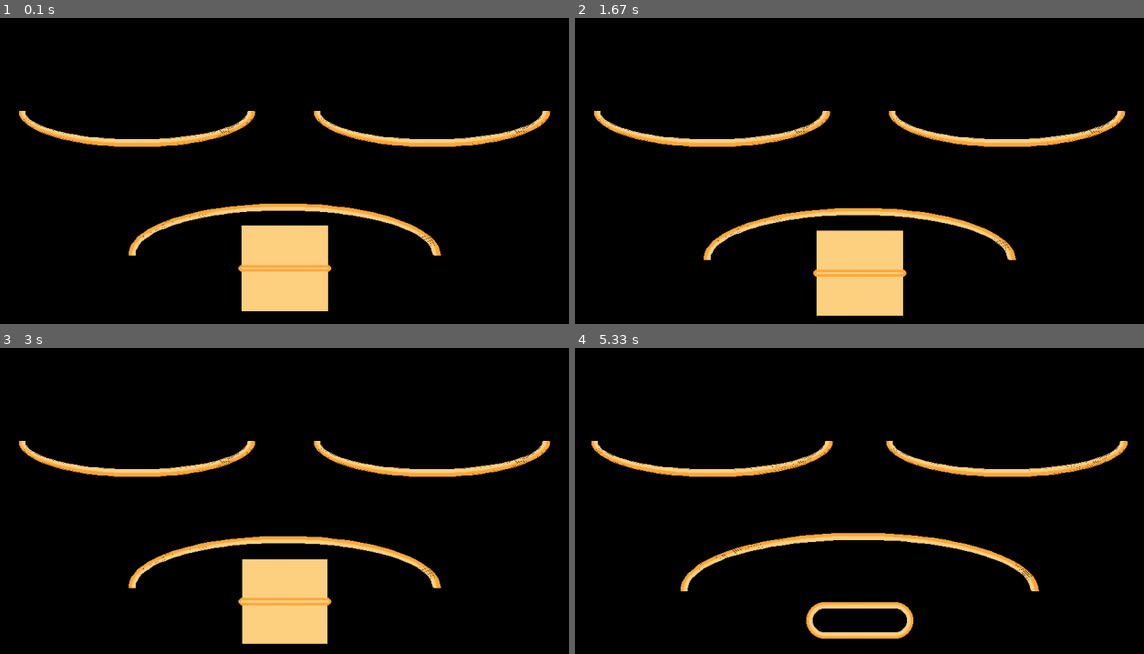
Above: before the commit, frames 1-4 (two rows, left to right).
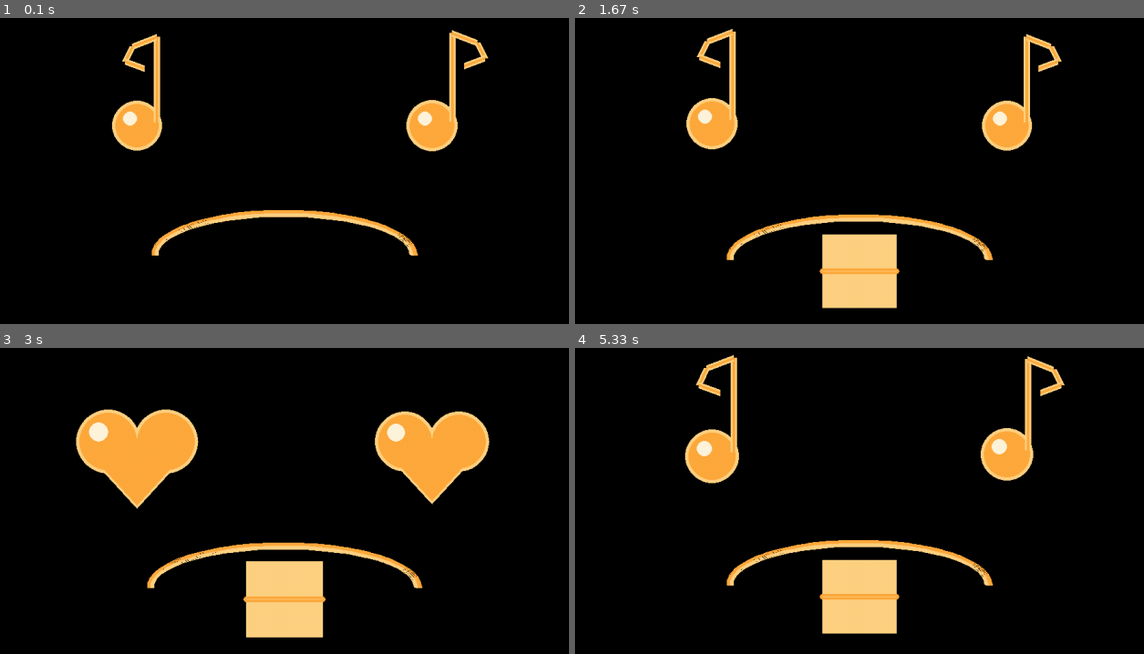
Above: after the commit, the same moments.

Repository: luminhphuc258/matthew_pidog
Game: pygame game, started from face3d.py
The game is run twice, just before and just after one commit, with the same random seed, the same clock (stepped at 60 frames per second) and the same inputs.
Inputs:
- Up to frame 1 (0.1 s): no input
- Up to frame 2 (1.67 s): tap Space at 0.33 s
- Up to frame 3 (3 s): tap Space at 1.67, 2.07, 2.37 s
- Up to frame 4 (5.33 s): tap Space at 4.3, 4.6 s

The runs differ from the first frame. In frame 1, 12% of the frame differs, in the area x 3-97%, y 3-96%; in frame 2, 9.4%; in frame 3, 14%, in the area x 3-97%, y 19-97%; in frame 4, 12%.

Commit message:
test 3D v4

Diff:
--- a/face3d.py
+++ b/face3d.py
@@ -9,22 +9,21 @@
 # ===== STYLE =====
 BG = (0, 0, 0)
 
-# Orange neon like your sample
+# Orange neon
 ORANGE  = (255, 170, 60)   # core
 ORANGE2 = (255, 210, 130)  # glow/highlight
-
-# Thin strokes (mỏng thôi)
+HILITE  = (255, 245, 220)
+
+# Thin strokes
 THICK_LINE  = 4
 THICK_EYE   = 4
 THICK_MOUTH = 5
 
-# Key mapping (as you requested)
+# ===== KEY MAPPING (updated) =====
 KEY_TO_EMO = {
-    "1": "love",
-    "2": "smile",
-    "3": "laugh",
+    "1": "love_eyes",
+    "2": "music",
     "4": "what_is_it",
-    "5": "question",
     "6": "suprise",
     "7": "sleep",
     "9": "sad",
@@ -35,7 +34,6 @@
     return max(lo, min(hi, v))
 
 def draw_glow_line(screen, p1, p2, width):
-    # subtle glow (3D-ish) using lighter orange behind
     pygame.draw.line(screen, ORANGE2, p1, p2, max(1, width + 6))
     pygame.draw.line(screen, ORANGE,  p1, p2, max(1, width))
 
@@ -56,34 +54,23 @@
     pygame.draw.circle(screen, ORANGE,  center, r, max(1, width))
 
 def eye_open(screen, cx, cy, w, h, pupil_dx=0, pupil_dy=0, blink=0.0):
-    # eyelid effect by shrinking height
     hh = max(8, int(h * (1.0 - 0.90 * blink)))
     rect = pygame.Rect(cx - w//2, cy - hh//2, w, hh)
     radius = max(10, hh//2)
 
     draw_glow_rect_outline(screen, rect, radius=radius, width=THICK_EYE)
 
-    # pupil (soft 3D: glow + highlight)
     pr = max(8, int(min(w, hh) * 0.14))
     px = clamp(cx + pupil_dx, rect.left + pr + 8, rect.right - pr - 8)
     py = clamp(cy + pupil_dy, rect.top  + pr + 8, rect.bottom - pr - 8)
 
     pygame.draw.circle(screen, ORANGE2, (px, py), pr + 4)
     pygame.draw.circle(screen, ORANGE,  (px, py), pr)
-
-    # tiny highlight
-    pygame.draw.circle(screen, (255, 245, 220), (px - pr//3, py - pr//3), max(2, pr//3))
+    pygame.draw.circle(screen, HILITE, (px - pr//3, py - pr//3), max(2, pr//3))
 
 def eye_happy_arc(screen, cx, cy, w, h):
     rect = pygame.Rect(cx - w//2, cy - h//2, w, h)
     draw_glow_arc(screen, rect, math.pi, 2*math.pi, THICK_LINE)
-
-def eye_dot(screen, cx, cy, r, t):
-    # dot eye with gentle floating highlight
-    bob = int(2 * math.sin(t * 2.4))
-    pygame.draw.circle(screen, ORANGE2, (cx, cy + bob), r + 4)
-    pygame.draw.circle(screen, ORANGE,  (cx, cy + bob), r)
-    pygame.draw.circle(screen, (255,245,220), (cx - r//3, cy - r//3 + bob), max(2, r//3))
 
 def mouth_smile(screen, cx, cy, w, h, open_amt=0.0, wob=0):
     rect = pygame.Rect(cx - w//2, cy - h//2 + wob, w, h)
@@ -105,32 +92,11 @@
 def mouth_flat(screen, cx, cy, w, wob=0):
     draw_glow_line(screen, (cx - w//2, cy + wob), (cx + w//2, cy + wob), THICK_MOUTH)
 
-def mouth_laugh(screen, cx, cy, w, h, t):
-    # wide smile + more open + bounce
-    bounce = int(6 * abs(math.sin(t * 3.2)))
-    mouth_smile(screen, cx, cy + bounce, w, h, open_amt=0.55 + 0.15*math.sin(t*4.5), wob=0)
-
-def draw_heart_outline(screen, x, y, s, t):
-    # outline heart (thin) with gentle pulse (matches your "love" icon)
-    pulse = 1.0 + 0.06 * math.sin(t * 3.0)
-    s = int(s * pulse)
-    # param heart curve -> polyline
-    pts = []
-    for i in range(0, 181, 6):
-        a = math.radians(i)
-        px = 16 * (math.sin(a) ** 3)
-        py = 13*math.cos(a) - 5*math.cos(2*a) - 2*math.cos(3*a) - math.cos(4*a)
-        pts.append((x + int(px * s/18), y - int(py * s/18)))
-    # glow outline
-    pygame.draw.lines(screen, ORANGE2, False, pts, THICK_LINE + 4)
-    pygame.draw.lines(screen, ORANGE,  False, pts, THICK_LINE)
-
-def q_mark(screen, cx, cy, t):
-    wob = int(6 * math.sin(t * 2.8))
-    rect = pygame.Rect(cx - 28, cy - 165 + wob, 56, 68)
-    draw_glow_arc(screen, rect, math.pi*1.1, math.pi*2.15, THICK_LINE)
-    draw_glow_line(screen, (cx + 24, cy - 108 + wob), (cx + 24, cy - 92 + wob), THICK_LINE)
-    draw_glow_circle(screen, (cx + 24, cy - 70 + wob), 6, 0)
+def q_tears(screen, x, y, t):
+    bob = int(6 * math.sin(t * 2.7))
+    rect = pygame.Rect(x - 9, y + 18 + bob, 18, 36)
+    pygame.draw.ellipse(screen, ORANGE2, rect, 6)
+    pygame.draw.ellipse(screen, ORANGE,  rect, 3)
 
 def ex_mark(screen, cx, cy, t):
     bounce = int(8 * abs(math.sin(t*3.0)))
@@ -147,11 +113,71 @@
         draw_glow_line(screen, (xx+16, yy-12), (xx-16, yy+12), THICK_LINE)
         draw_glow_line(screen, (xx-16, yy+12), (xx+16, yy+12), THICK_LINE)
 
-def tears(screen, x, y, t):
-    bob = int(6 * math.sin(t * 2.7))
-    rect = pygame.Rect(x - 9, y + 18 + bob, 18, 36)
-    pygame.draw.ellipse(screen, ORANGE2, rect, 6)
-    pygame.draw.ellipse(screen, ORANGE,  rect, 3)
+# ===== NEW: HEART EYES =====
+def draw_heart(screen, x, y, s, t):
+    # heart = 2 circles + triangle/polygon; subtle pulse
+    pulse = 1.0 + 0.08 * math.sin(t * 3.6)
+    s = int(s * pulse)
+    r = max(10, int(s * 0.28))
+    # glow layer (bigger)
+    pygame.draw.circle(screen, ORANGE2, (x - r, y), r + 5)
+    pygame.draw.circle(screen, ORANGE2, (x + r, y), r + 5)
+    pygame.draw.polygon(screen, ORANGE2, [(x - 2*r - 5, y), (x + 2*r + 5, y), (x, y + int(2.2*r) + 5)])
+
+    # core
+    pygame.draw.circle(screen, ORANGE, (x - r, y), r)
+    pygame.draw.circle(screen, ORANGE, (x + r, y), r)
+    pygame.draw.polygon(screen, ORANGE, [(x - 2*r, y), (x + 2*r, y), (x, y + int(2.2*r))])
+
+    # highlight
+    pygame.draw.circle(screen, HILITE, (x - r - max(2, r//3), y - max(2, r//3)), max(2, r//3))
+
+# ===== NEW: MUSIC NOTE EYES (like your icon) =====
+def draw_music_note(screen, x, y, s, t, flip=False):
+    """
+    Draw a simple quaver/eighth-note:
+    - head: filled circle
+    - stem: vertical line
+    - flag: curved-ish polyline
+    """
+    # gentle bob
+    bob = int(3 * math.sin(t * 2.8 + (0.8 if flip else 0.0)))
+    s = int(s * (1.0 + 0.05 * math.sin(t * 3.0)))
+    head_r = max(10, int(s * 0.18))
+
+    # head position
+    hx = x
+    hy = y + bob + int(s * 0.18)
+
+    # stem
+    stem_h = int(s * 0.70)
+    stem_w = THICK_LINE
+    stem_dir = -1 if not flip else 1  # flip just changes flag side
+    stem_x = hx + int(head_r * 0.9)
+    stem_y1 = hy - int(head_r * 0.2)
+    stem_y2 = stem_y1 - stem_h
+
+    # glow head
+    pygame.draw.circle(screen, ORANGE2, (hx, hy), head_r + 5)
+    pygame.draw.circle(screen, ORANGE,  (hx, hy), head_r)
+
+    # glow stem
+    draw_glow_line(screen, (stem_x, stem_y1), (stem_x, stem_y2), stem_w)
+
+    # flag (polyline)
+    fx0, fy0 = stem_x, stem_y2
+    # make a small "C" shape using segments
+    flag = [
+        (fx0, fy0),
+        (fx0 + stem_dir*int(s*0.20), fy0 + int(s*0.08)),
+        (fx0 + stem_dir*int(s*0.26), fy0 + int(s*0.20)),
+        (fx0 + stem_dir*int(s*0.10), fy0 + int(s*0.26)),
+    ]
+    for i in range(len(flag)-1):
+        draw_glow_line(screen, flag[i], flag[i+1], THICK_LINE)
+
+    # highlight
+    pygame.draw.circle(screen, HILITE, (hx - head_r//3, hy - head_r//3), max(2, head_r//3))
 
 def render_face(screen, emo, t):
     W, H = screen.get_size()
@@ -159,7 +185,7 @@
 
     cx, cy = W//2, H//2
 
-    # ===== Fullscreen layout (big features) =====
+    # Fullscreen layout
     eye_y   = cy - int(H * 0.14)
     mouth_y = cy + int(H * 0.18)
 
@@ -173,8 +199,7 @@
     mouth_w = int(W * 0.56)
     mouth_h = int(H * 0.28)
 
-    # ===== subtle motion =====
-    # blink
+    # subtle motion
     phase = (t % 3.3)
     blink = 0.0
     if phase < 0.10:
@@ -187,73 +212,58 @@
     pdy = int(math.sin(t*1.2 + 1.1) * (H * 0.010))
     wob = int(math.sin(t*2.4) * (H * 0.010))
 
-    # ================== NEW 3 faces (love/smile/laugh) ==================
-    if emo == "love":
-        # heart outline centered (big) + small smile; eyes are minimal like icon style
-        draw_heart_outline(screen, cx, cy - int(H*0.10), int(min(W,H)*0.40), t)
-        # tiny dot eyes
-        eye_dot(screen, lx, eye_y, int(min(W,H)*0.028), t)
-        eye_dot(screen, rx, eye_y, int(min(W,H)*0.028), t)
-        mouth_smile(screen, cx, mouth_y, int(mouth_w*0.55), int(mouth_h*0.70), open_amt=0.10, wob=wob)
-
-    elif emo == "smile":
-        # icon-like: curved closed eyes + gentle smile
-        eye_happy_arc(screen, lx, eye_y, int(eye_w*0.90), int(eye_h*0.70))
-        eye_happy_arc(screen, rx, eye_y, int(eye_w*0.90), int(eye_h*0.70))
-        mouth_smile(screen, cx, mouth_y, int(mouth_w*0.68), int(mouth_h*0.80),
-                    open_amt=0.10 + 0.05*math.sin(t*3.8), wob=wob)
-
-    elif emo == "laugh":
-        # bigger smile + open mouth bounce
-        eye_happy_arc(screen, lx, eye_y, int(eye_w*0.92), int(eye_h*0.70))
-        eye_happy_arc(screen, rx, eye_y, int(eye_w*0.92), int(eye_h*0.70))
-        mouth_laugh(screen, cx, mouth_y, int(mouth_w*0.78), int(mouth_h*0.90), t)
-
-    # ================== Remapped faces you requested ==================
+    # ===== LOVE (heart eyes + normal mouth) =====
+    if emo == "love_eyes":
+        heart_size = int(min(W, H) * 0.22)
+        draw_heart(screen, lx, eye_y, heart_size, t)
+        draw_heart(screen, rx, eye_y, heart_size, t + 0.25)
+        # normal mouth (small smile)
+        mouth_smile(screen, cx, mouth_y, int(mouth_w*0.60), int(mouth_h*0.70),
+                    open_amt=0.10 + 0.05*math.sin(t*3.6), wob=wob)
+
+    # ===== MUSIC (note eyes + normal mouth) =====
+    elif emo == "music":
+        note_size = int(min(W, H) * 0.28)
+        draw_music_note(screen, lx, eye_y - int(H*0.02), note_size, t, flip=False)
+        draw_music_note(screen, rx, eye_y - int(H*0.02), note_size, t + 0.3, flip=True)
+        mouth_smile(screen, cx, mouth_y, int(mouth_w*0.58), int(mouth_h*0.70),
+                    open_amt=0.08 + 0.05*math.sin(t*3.2), wob=wob)
+
+    # ===== what is it =====
     elif emo == "what_is_it":
-        # curious: eyes look opposite directions + flat mouth
         eye_open(screen, lx, eye_y, eye_w, eye_h, -pdx, pdy, blink*0.25)
         eye_open(screen, rx, eye_y, eye_w, eye_h,  pdx, -pdy, blink*0.25)
         mouth_flat(screen, cx, mouth_y, int(mouth_w*0.52), wob=wob)
 
-    elif emo == "question":
-        # open eyes + small mouth + question mark
-        eye_open(screen, lx, eye_y, eye_w, eye_h, pdx, pdy, blink*0.20)
-        eye_open(screen, rx, eye_y, eye_w, eye_h, pdx, pdy, blink*0.20)
-        mouth_flat(screen, cx, mouth_y, int(mouth_w*0.40), wob=wob)
-        q_mark(screen, cx, cy, t)
-
+    # ===== suprise =====
     elif emo == "suprise":
-        # wide open eyes + small O mouth + exclamation
         eye_open(screen, lx, eye_y, eye_w, eye_h, 0, 0, 0.0)
         eye_open(screen, rx, eye_y, eye_w, eye_h, 0, 0, 0.0)
         mouth_open(screen, cx, mouth_y, int(mouth_w*0.20), int(mouth_h*0.24), wob=wob)
         ex_mark(screen, cx, cy, t)
 
+    # ===== sleep =====
     elif emo == "sleep":
-        # closed eyes + flat mouth + ZZZ
         eye_happy_arc(screen, lx, eye_y + 14, int(eye_w*0.88), int(eye_h*0.62))
         eye_happy_arc(screen, rx, eye_y + 14, int(eye_w*0.88), int(eye_h*0.62))
         mouth_flat(screen, cx, mouth_y, int(mouth_w*0.32), wob=wob)
         zzz(screen, cx, cy, t)
 
+    # ===== sad =====
     elif emo == "sad":
-        # droopy pupils + sad mouth + tear
         eye_open(screen, lx, eye_y, eye_w, eye_h, -pdx, pdy + 10, blink*0.15)
         eye_open(screen, rx, eye_y, eye_w, eye_h,  pdx, pdy + 10, blink*0.15)
-        # sad arc mouth (upside down smile)
         rect = pygame.Rect(cx - int(mouth_w*0.65)//2, mouth_y - int(mouth_h*0.55)//2 + wob,
                            int(mouth_w*0.65), int(mouth_h*0.55))
         draw_glow_arc(screen, rect, math.pi, 2*math.pi, THICK_MOUTH)
-        tears(screen, lx + int(eye_w*0.22), eye_y + int(eye_h*0.06), t)
-
+        q_tears(screen, lx + int(eye_w*0.22), eye_y + int(eye_h*0.06), t)
+
+    # ===== angry =====
     elif emo == "angry":
-        # jitter pupils + angry brows + wavy mouth
         jitter = int(math.sin(t*10.0) * 6)
         eye_open(screen, lx, eye_y, eye_w, eye_h, pdx + jitter, pdy, blink*0.05)
         eye_open(screen, rx, eye_y, eye_w, eye_h, pdx - jitter, pdy, blink*0.05)
 
-        # brows
         draw_glow_line(screen,
                        (lx - int(eye_w*0.55), eye_y - int(eye_h*0.52)),
                        (lx + int(eye_w*0.55), eye_y - int(eye_h*0.18)), THICK_LINE)
@@ -261,7 +271,6 @@
                        (rx - int(eye_w*0.55), eye_y - int(eye_h*0.18)),
                        (rx + int(eye_w*0.55), eye_y - int(eye_h*0.52)), THICK_LINE)
 
-        # wavy mouth
         amp = int(H * 0.010)
         pts = []
         w = int(mouth_w * 0.58)
@@ -279,14 +288,14 @@
     screen = pygame.display.set_mode((0, 0), pygame.FULLSCREEN)
     pygame.mouse.set_visible(False)
 
-    emo = "smile"
+    emo = "music"
     auto = False
     last = time.time()
 
-    print("Keys: 1=love 2=smile 3=laugh 4=what_is_it 5=question 6=suprise 7=sleep 9=sad 0=angry | SPACE auto | ESC quit")
-
-    order = ["love","smile","laugh","what_is_it","question","suprise","sleep","sad","angry"]
-    idx = 1
+    order = ["love_eyes","music","what_is_it","suprise","sleep","sad","angry"]
+    idx = 0
+
+    print("Keys: 1=love_eyes 2=music 4=what_is_it 6=suprise 7=sleep 9=sad 0=angry | SPACE auto | ESC quit")
 
     while True:
         now = time.time()
@@ -301,7 +310,6 @@
                 if e.key == pygame.K_SPACE:
                     auto = not auto
 
-                # digit keys mapping
                 if e.unicode in KEY_TO_EMO:
                     emo = KEY_TO_EMO[e.unicode]
                     auto = False
